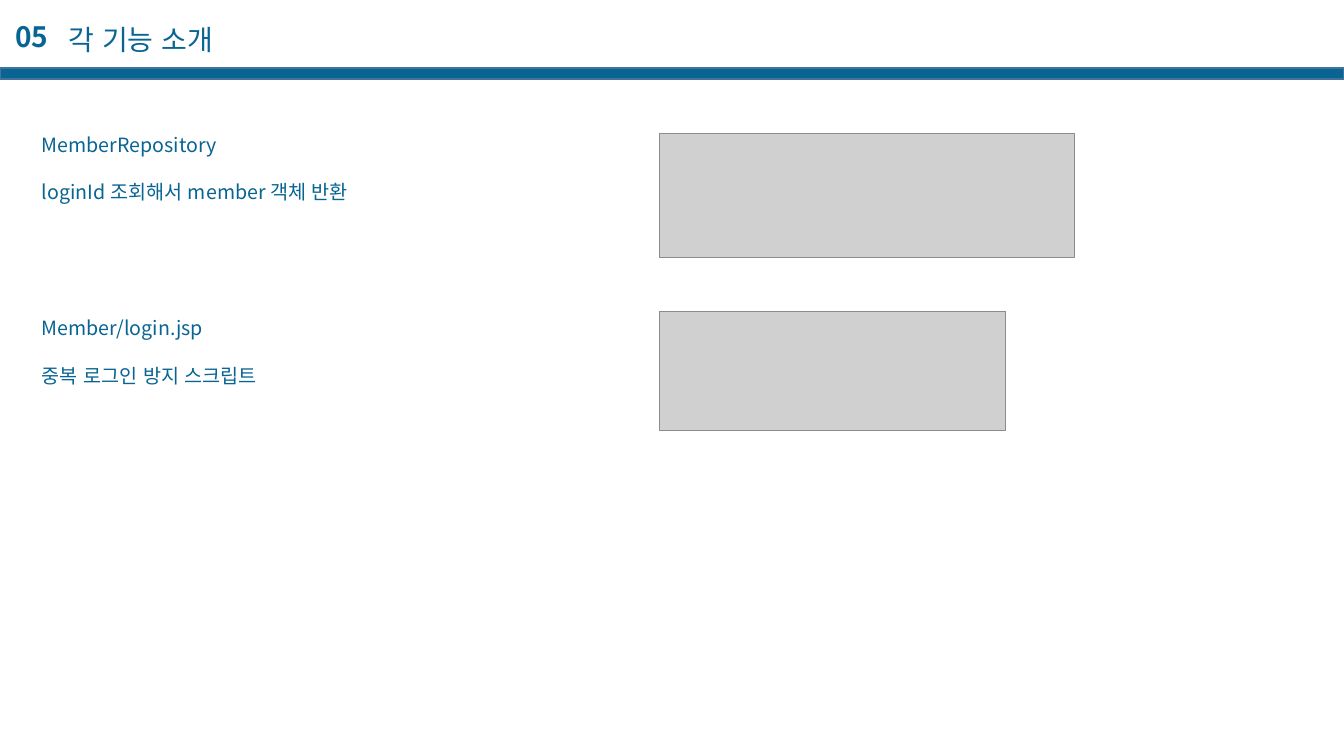
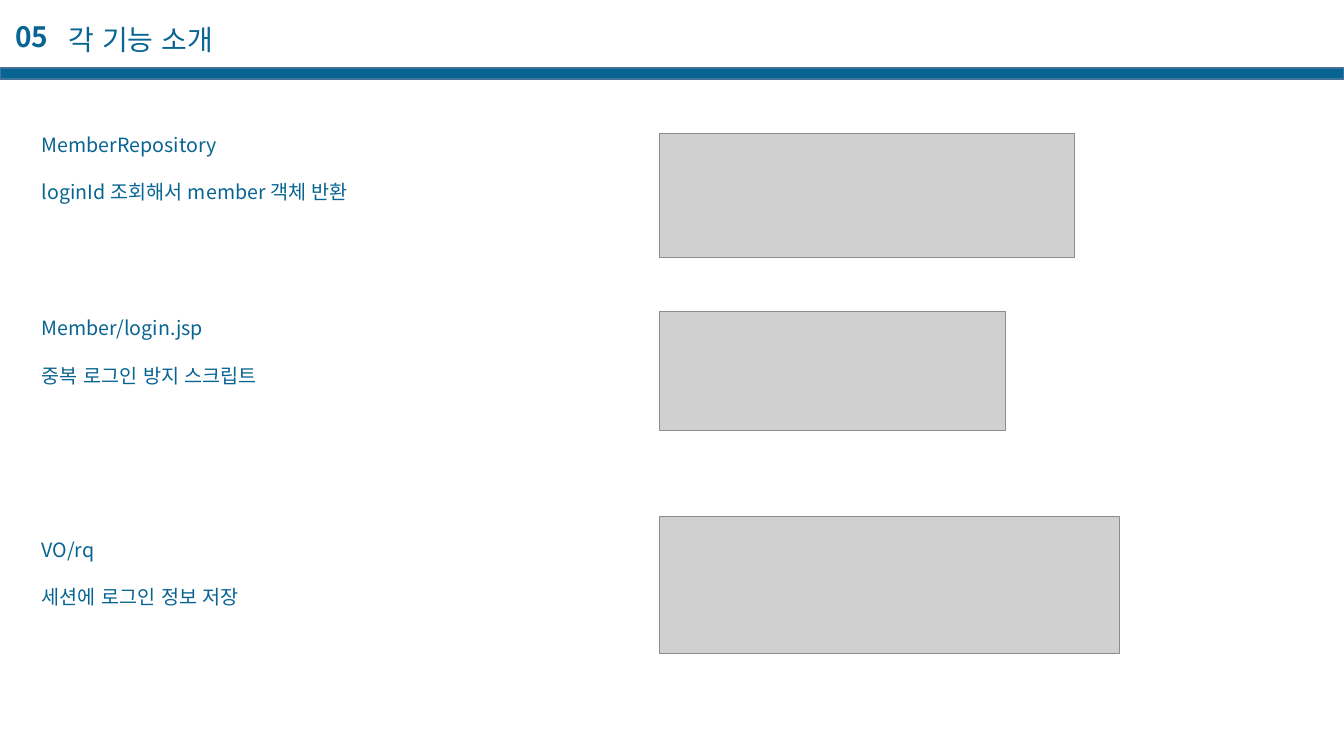
Before and after one commit to casatoo/EducationManager, a slide deck: slide 22 of 프로젝트 기술서.pptx. Drawn at 1344x756 pixels with LibreOffice and Linux fonts; fonts in the diff are those of the drawing; grey boxes stand for pictures. Boxes give left, top, right and bottom in pixels: in the first picture for what was removed or moved away, otherwise in the second. Text is boxed around its words. In the diff, an @@ line names an element or a change of style, - is before the commit and + after.

```diff
--- a/프로젝트 기술서.pptx
+++ b/프로젝트 기술서.pptx
@@ picture added at [659,517,1119,653] @@
@@ text added at [42,541,239,606], 14 pt, text #086492 @@
+VO/rq
+세션에 로그인 정보 저장
```
Also in this commit, not shown: 4 other slides changed, 23 slides added, 2 slides removed, 8 other files.
